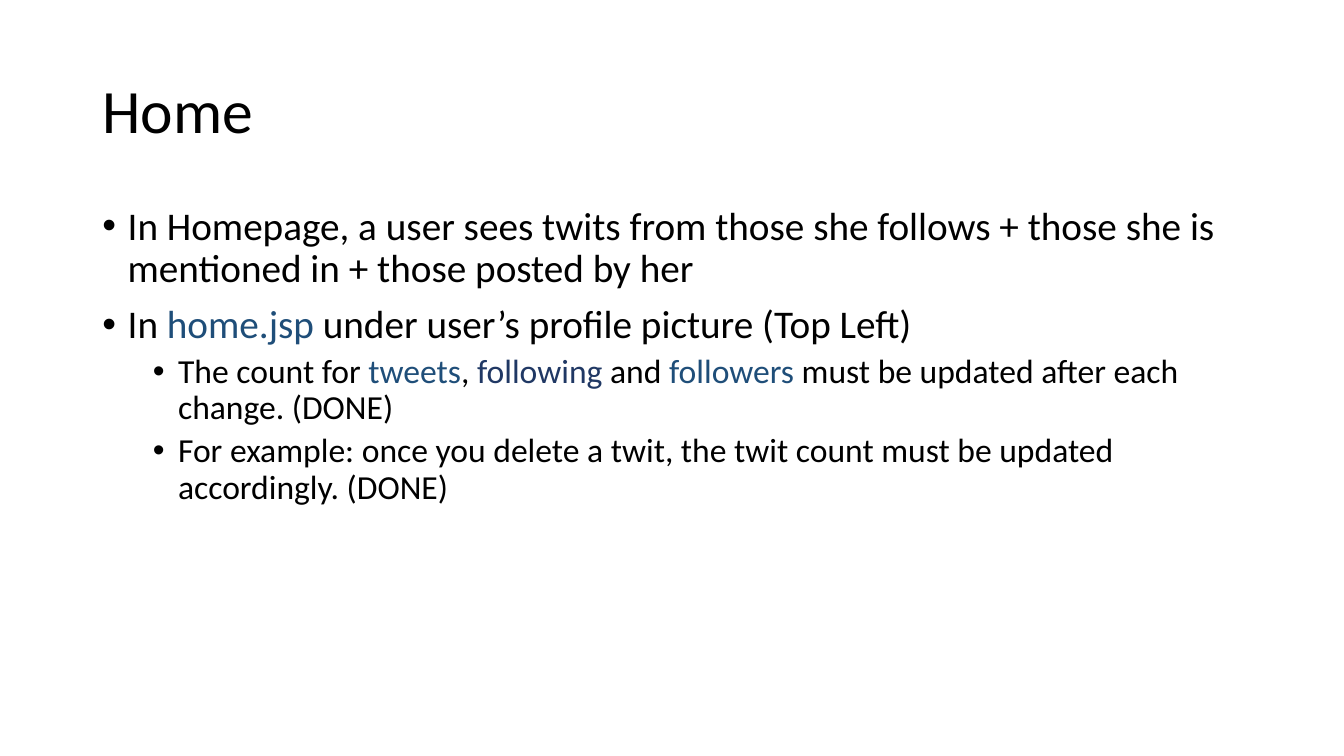
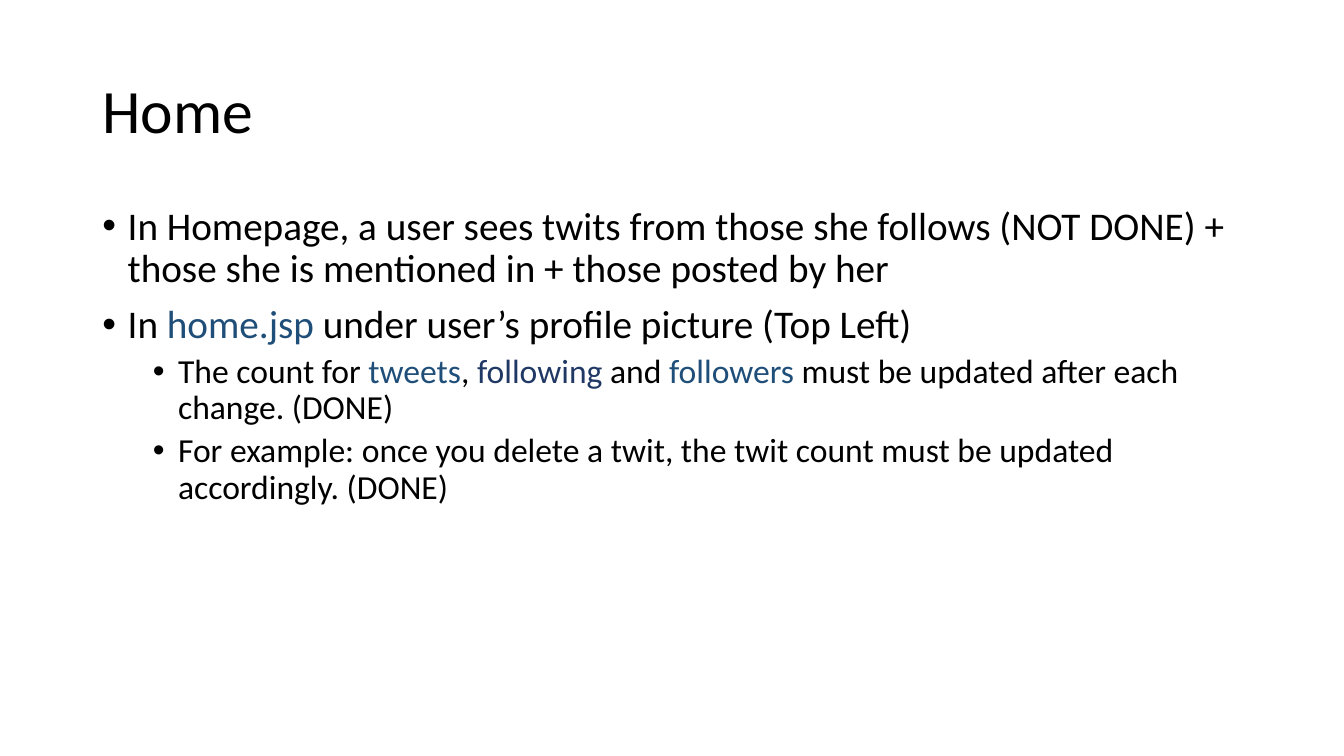
Before and after one commit to SoeOrl/MiniTwitter, a slide deck: slide 17 of Final+Project.pptx. Drawn at 1344x756 pixels with LibreOffice and Linux fonts; fonts in the diff are those of the drawing. Boxes give left, top, right and bottom in pixels: in the first picture for what was removed or moved away, otherwise in the second. Text is boxed around its words. In the diff, an @@ line names an element or a change of style, - is before the commit and + after.

```diff
--- a/Final+Project.pptx
+++ b/Final+Project.pptx
@@ text at (128, 211, 1195, 289): text changed @@
-• In Homepage, a user sees twits from those she follows + those she is mentioned in + those posted by her
+• In Homepage, a user sees twits from those she follows (NOT DONE) + those she is mentioned in + those posted by her
```
Also in this commit, not shown: 6 other slides changed.
